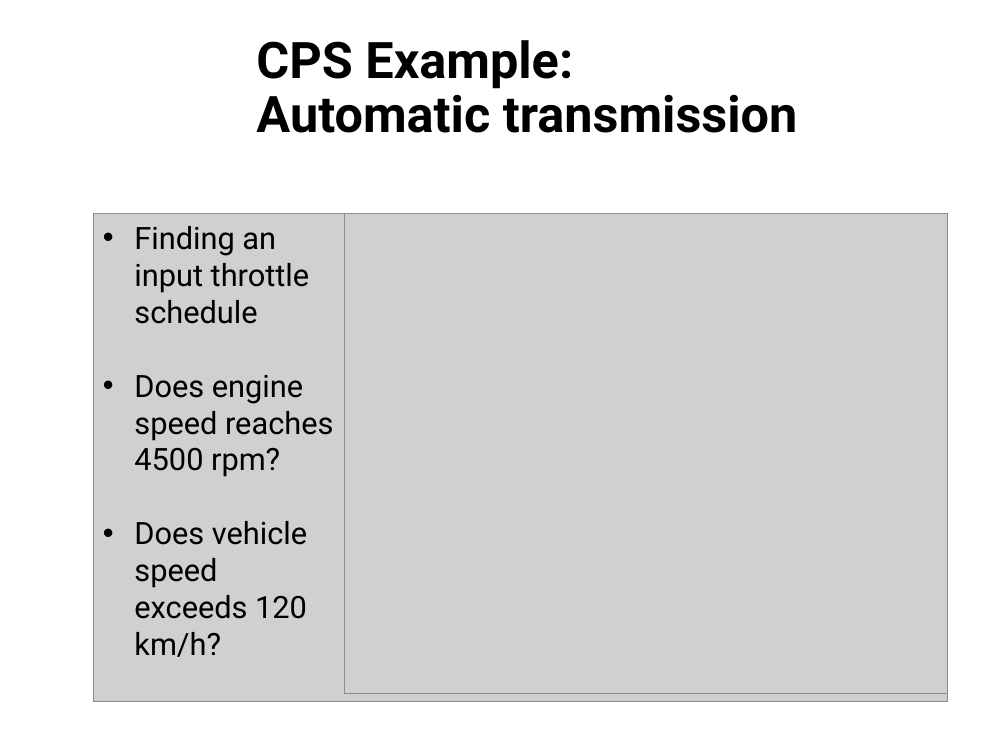
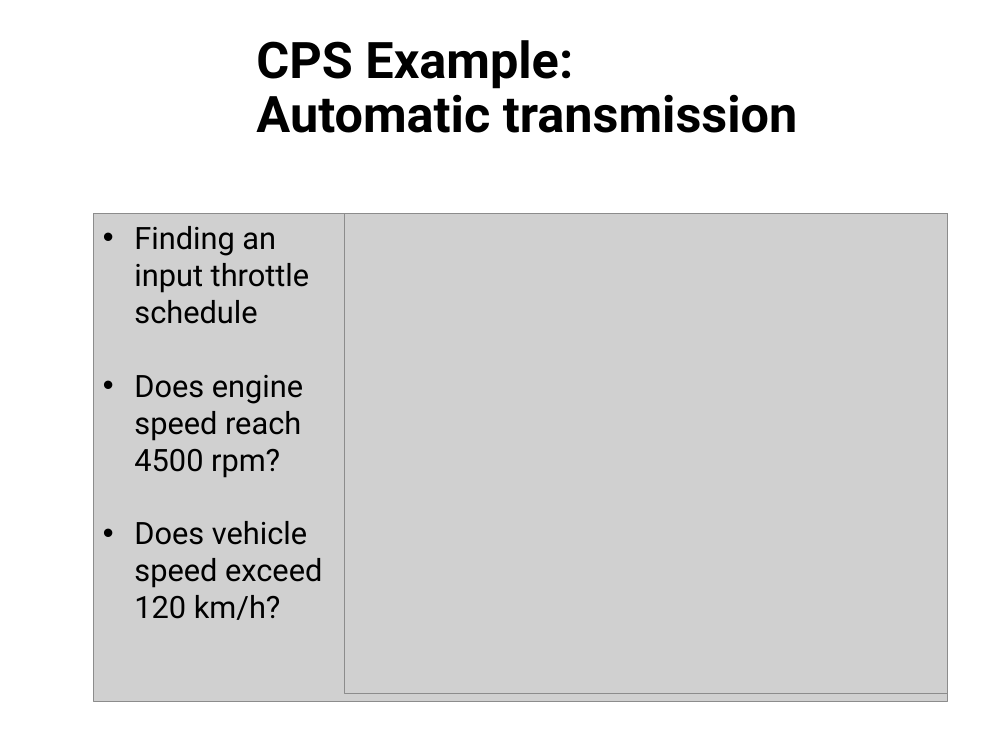
Before and after one commit to apelttom/20-semester_PhD_thesis, a slide deck: slide 3 of thesis/state_of_the_art_presentation/StateOTA/2018.05.01_SotA_presEN.pptx. Drawn at 1008x756 pixels with LibreOffice and Linux fonts; fonts in the diff are those of the drawing; grey boxes stand for pictures; background and template pictures are left out. Boxes give left, top, right and bottom in pixels: in the first picture for what was removed or moved away, otherwise in the second. Text is boxed around its words. In the diff, an @@ line names an element or a change of style, - is before the commit and + after.

Commit message:
UPDATE: grammar
* updated grammar on EN pres as supervisor suggested

```diff
--- a/thesis/state_of_the_art_presentation/StateOTA/2018.05.01_SotA_presEN.pptx
+++ b/thesis/state_of_the_art_presentation/StateOTA/2018.05.01_SotA_presEN.pptx
@@ text at (134,375,322,620): text changed @@
-• Does engine speed reaches 4500 rpm?
-• Does vehicle speed exceeds 120 km/h?
+• Does engine speed reach 4500 rpm?
+• Does vehicle speed exceed 120 km/h?
```
